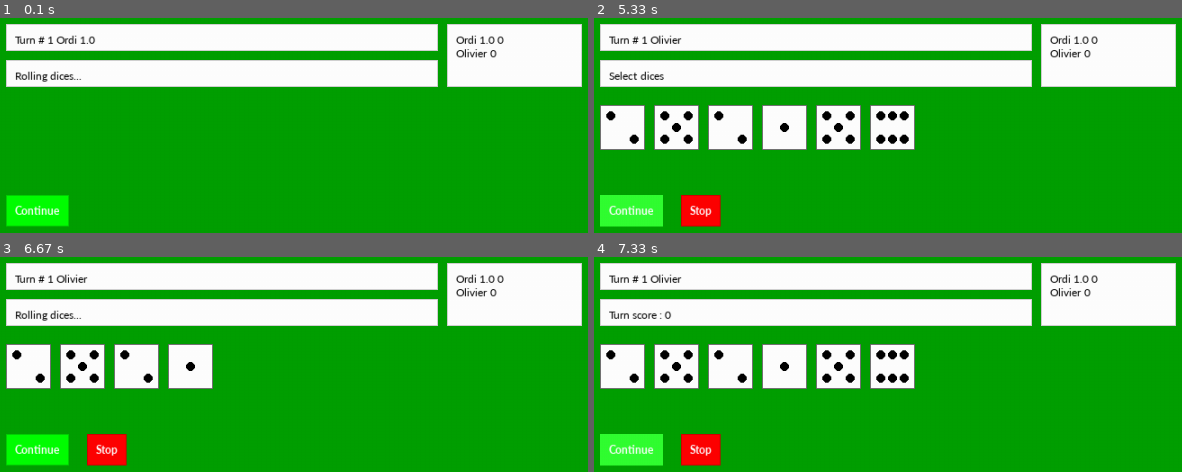
Above: before the commit, frames 1-4 (two rows, left to right).
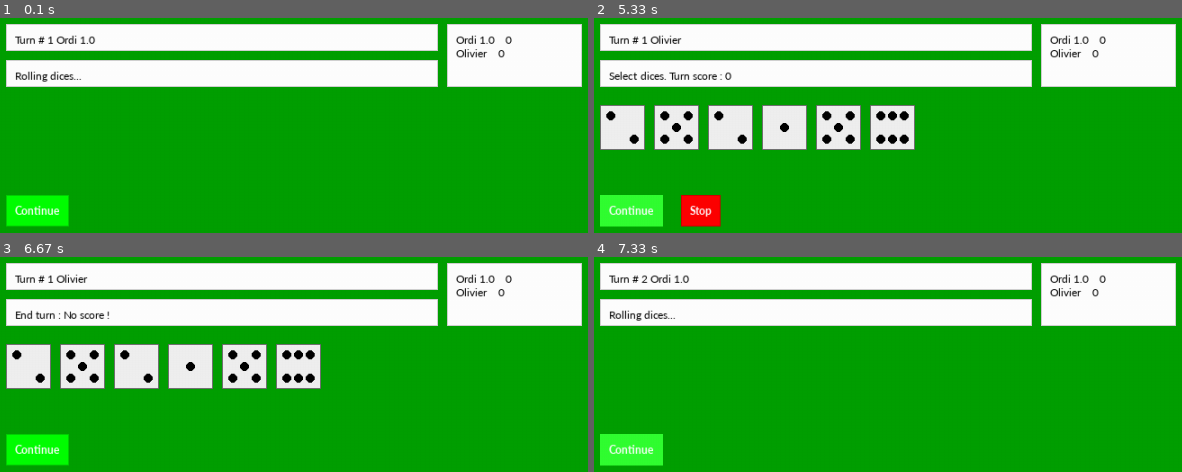
Above: after the commit, the same moments.

Repository: OlivierIrac/experiments
Game: pygame game, started from FarkleDiceGame/pygameMain.py
Two runs of this game, one before a commit and one after it. Both use one fixed random seed, a clock stepped at 60 frames per second and the inputs below.
Inputs (mouse positions are in pixels of both pictures, inside the frame that each line leads up to):
- Up to frame 1 (0.1 s): no input
- Up to frame 2 (5.33 s): click "Continue" at 0.38 s; click "Continue" at 0.72 s; press the mouse at (629, 209) at 1.03 s; move the mouse to (outside the picture) at 1.13 s; release the mouse at (outside the picture) at 1.27 s; click "Continue" at 1.38 s; press the mouse at (817, 73) at 1.7 s; move the mouse to (outside the picture) at 1.8 s; release the mouse at (outside the picture) at 1.93 s; click "Continue" at 2.05 s; press the mouse at (682, 172) at 2.37 s; move the mouse to (717, 144) at 2.47 s; release the mouse at (746, 116) at 2.6 s; click "Continue" at 2.72 s; press the mouse at (817, 37) at 3.03 s; move the mouse to (1087, 106) at 3.13 s; release the mouse at (outside the picture) at 3.27 s; click "Continue" at 3.38 s; press the mouse at (1105, 54) at 3.7 s; move the mouse to (outside the picture) at 3.8 s; release the mouse at (outside the picture) at 3.93 s; click (outside the picture) at 4.05 s; click "Continue" at 4.38 s; press the mouse at (699, 209) at 4.7 s; move the mouse to (946, 224) at 4.8 s; release the mouse at (outside the picture) at 4.93 s; click "Continue" at 5.05 s
- Up to frame 3 (6.67 s): click "Continue" at 5.38 s; press the mouse at (223, 276) at 5.7 s; move the mouse to (488, 353) at 5.8 s; release the mouse at (outside the picture) at 5.93 s
- Up to frame 4 (7.33 s): click "Continue" at 7.05 s

The runs differ from the first frame. In frame 1, 0.1% of the frame differs, in the area x 83-88%, y 8-19%; in frame 2, 0.3%; in frame 3, 4.7%; in frame 4, 11%, in the area x 1-88%, y 7-98%.

Commit message:
Finalized human player UI and sound effects

Diff:
--- a/FarkleDiceGame/farkleDiceGame.py
+++ b/FarkleDiceGame/farkleDiceGame.py
@@ -105,6 +105,7 @@
 class Player:
     def __init__(self, game, name):
         self.name = name
+        self.kind = 0
         self.score = 0
         self.game = game
         self.turnScore = 0
@@ -137,6 +138,7 @@
         super().__init__(game, name)
         self.riskFactor = riskFactor
         self.bufferUnderWinScore = 100  # buffer in order not to get too close to Win score to optimize end game
+        self.kind = "computer"
 
     def wantToFollowUp(self, score, nbDices):
         if(self.score + score > FarkleDiceGame.WIN_SCORE - self.bufferUnderWinScore):
@@ -264,6 +266,7 @@
         super().__init__(game, name)
         self.decideNextMoveUI = decideNextMoveUI
         self.wantToFollowUpUI = wantToFollowUpUI
+        self.kind = "human"
 
     def wantToFollowUp(self, score, nbDices):
         # returns True/False
@@ -377,7 +380,7 @@
                         selectionValid = self.validPlayerDiceSelection(
                             diceRoll, diceKept, keepPlaying)
                         if (selectionValid is not True):
-                            self.updateUI(self, selectionValid)
+                            self.updateUI(self, selectionValid, self.currentPlayer)
                     (_, turnScore) = FarkleDiceGame.evaluateDices(diceKept)
                     nbDicesToThrow -= len(diceKept)
                     if(nbDicesToThrow <= 0):
@@ -393,10 +396,17 @@
                                       self.currentPlayer, diceRoll, diceKept)
                         turnOver = True
                     elif (not keepPlaying):
-                        scoreForPossibleFollowUp = self.players[self.currentPlayer].turnScore
-                        self.players[self.currentPlayer].endTurn(True, diceRoll)
-                        self.updateUI(self, "endTurnScores",
-                                      self.currentPlayer, diceRoll, diceKept)
+                        if(self.players[self.currentPlayer].hasStarted or self.players[self.currentPlayer].turnScore >= FarkleDiceGame.START_SCORE):
+                            scoreForPossibleFollowUp = self.players[self.currentPlayer].turnScore
+                            self.players[self.currentPlayer].endTurn(True, diceRoll)
+                            self.updateUI(self, "endTurnScores",
+                                          self.currentPlayer, diceRoll, diceKept)
+                        else:
+                            scoreForPossibleFollowUp = 0  # No turn follow-up
+                            self.players[self.currentPlayer].endTurn(False, diceRoll)
+                            self.updateUI(self, "endTurnNoScore",
+                                          self.currentPlayer, diceRoll, diceKept)
+
                         turnOver = True
             if (self.players[self.currentPlayer].score == FarkleDiceGame.WIN_SCORE):
                 self.updateUI(self, "gameOver", self.currentPlayer)
--- a/FarkleDiceGame/pygameMain.py
+++ b/FarkleDiceGame/pygameMain.py
@@ -34,6 +34,7 @@
         self.game = 0
         self.currentPlayer = 0
         self.keepPlaying = False
+        self.previousUserSelectionValid = True
 
         # Create The Backgound
         self.background = pygame.Surface(self.screen.get_size())
@@ -57,8 +58,9 @@
             'white'), 150, 70, 16, (500, 10), self.screen)
         self.UIObjects.append(self.scoreBox)
 
+        self.dicesColor = (240, 240, 240)
         self.diceRollUI = DiceRollUI([], 10, 50, (10, 100), self.screen,
-                                     pygame.Color('white'), False, self.animationTime)
+                                     self.dicesColor, False, self.animationTime)
         self.UIObjects.append(self.diceRollUI)
 
         self.turnDiceKept = []
@@ -78,13 +80,14 @@
         self.buttonStop.hide()
 
         # load sounds
-        self.keepDiceSound = pygame.mixer.Sound("334764__dneproman__ma-sfx-8bit-tech-gui-9.wav")
-        self.badSound = pygame.mixer.Sound("43697__notchfilter__game-over02.wav")
-        self.goodSound = pygame.mixer.Sound("345299__scrampunk__okay.wav")
-        self.diceSound = pygame.mixer.Sound("276534__kwahmah-02__cokecan17.wav")
+        self.keepDiceSound = pygame.mixer.Sound(os.path.join("data", "334764__dneproman__ma-sfx-8bit-tech-gui-9.wav"))
+        self.badSound = pygame.mixer.Sound(os.path.join("data", "242503__gabrielaraujo__failure-wrong-action.wav"))
+        self.goodSound = pygame.mixer.Sound(os.path.join("data", "345299__scrampunk__okay.wav"))
+        self.diceSound = pygame.mixer.Sound(os.path.join("data", "276534__kwahmah-02__cokecan17.wav"))
+        self.wrongSelectionSound = pygame.mixer.Sound(os.path.join("data", "142608__autistic-lucario__error.wav"))
 
     def startDiceAnimation(self, msg, sound=False, selectable=False):
-        self.diceRollUI.update(self.diceRoll, pygame.Color('white'), selectable, self.animationTime)
+        self.diceRollUI.update(self.diceRoll, self.dicesColor, selectable, self.animationTime)
         self.diceRollAnimationEvent = self.diceRollUI.startAnimation()
         self.diceKeptAnimationStep = 0
         self.dicesKeptAnimation = list(self.turnDiceKept)
@@ -112,26 +115,31 @@
         self.diceAnimationRunning = False
 
     def decideNextMoveUI(self, diceRoll):
-        # console UI for human player decide next move
+        # UI for human player dice selection and stop/continue
         self.diceRoll = diceRoll
-        self.startDiceAnimation("Select dices", 0, True)
         self.dicesKept = []
+        if(self.previousUserSelectionValid):
+            # animate dice roll
+            msg = "Select dices. Turn score : " + str(self.game.players[self.currentPlayer].turnScore)
+            self.startDiceAnimation(msg, 0, True)
+        # else keep current dice roll and wait new selection
         self.buttonStop.show()
         self.UIMainLoop(False)
+        self.buttonStop.hide()
+        self.previousUserSelectionValid = True
         return(self.keepPlaying, self.dicesKept)
+
+    def wantToFollowUpUI(self, score, nbDices):
+        # UI for human player want to follow up
+        msg = "Do you want to continue with " + \
+            str(score) + " points and " + str(nbDices) + " dices?"
+        self.turnInfoBox.update(msg)
+        self.buttonStop.show()
+        self.UIMainLoop(False)
         self.buttonStop.hide()
-
-    def wantToFollowUpUI(self, score, nbDices):
-        # console UI for human player want to follow up
-        msg = "Do you want to follow-up on " + \
-            str(score) + " points with " + str(nbDices) + " dices? (y/n)"
-        key = input(msg)
-        if(key == "y"):
-            return True
-        else:
-            return False
-
-    def updatePygameUI(self, game, gameEvent, currentPlayer=0, diceRoll=[], dicesKept=[], nbDicesToThrow=0):
+        return self.keepPlaying
+
+    def updatePygameUI(self, game, gameEvent, currentPlayer, diceRoll=[], dicesKept=[], nbDicesToThrow=0):
         self.dicesKept = dicesKept
         self.diceRoll = diceRoll
         self.game = game
@@ -141,7 +149,7 @@
         msg = ""
         playersByScore = sorted(game.players, key=lambda x: x.score, reverse=True)
         for player in playersByScore:
-            msg += player.name + " " + str(player.score) + "\n"
+            msg += player.name + "    " + str(player.score) + "\n"
         self.scoreBox.update(msg)
 
         # update info box
@@ -172,10 +180,13 @@
         elif(gameEvent in ["turnFollowUp"]):
             self.stopDiceAnimation()
             self.turnDiceKeptUI.update([])
-            msg = game.players[currentPlayer].name + " decides to follow-up with " + \
-                str(game.players[currentPlayer].turnScore) + \
-                " points and " + str(nbDicesToThrow) + " dices"
-            self.turnInfoBox.update(msg)
+            if(game.players[currentPlayer].kind == "computer"):
+                msg = game.players[currentPlayer].name + " decides to follow-up with " + \
+                    str(game.players[currentPlayer].turnScore) + \
+                    " points and " + str(nbDicesToThrow) + " dices"
+                self.turnInfoBox.update(msg)
+            else:
+                done = True
         elif(gameEvent in ["gameOver"]):
             self.diceRollUI.update([])
             self.stopDiceAnimation()
@@ -184,12 +195,23 @@
         elif(gameEvent in ["mustKeepAllScoringDicesToStop"]):
             self.stopDiceAnimation()
             self.turnInfoBox.update("You must keep all scoring dices to end turn.")
+            self.wrongSelectionSound.play()
+            self.previousUserSelectionValid = False
+            done = True
         elif(gameEvent in ["invalidDiceSelection"]):
             self.stopDiceAnimation()
             self.turnInfoBox.update("Invalid dice selection")
+            self.wrongSelectionSound.play()
+            self.previousUserSelectionValid = False
+            done = True
         elif(gameEvent in "PlayerSelectedDices"):
-            msg = "Turn score : " + str(game.players[currentPlayer].turnScore)
-            self.startDiceAnimation(msg)
+            if(game.players[currentPlayer].kind == "computer"):
+                msg = "Turn score : " + str(game.players[currentPlayer].turnScore)
+                self.startDiceAnimation(msg, False, False)
+            else:
+                self.turnDiceKept = list(self.game.players[self.currentPlayer].turnDicesKept)
+                self.turnDiceKeptUI.update(self.turnDiceKept)
+                done = True
         else:
             print("Invalid game event")
 
--- a/FarkleDiceGame/pygameUI.py
+++ b/FarkleDiceGame/pygameUI.py
@@ -122,7 +122,7 @@
         self.backgroundColor = color
         self.backgroundHoverColor = color
         self.borderColor = darken(color)
-        self.borderHoverColor = self.borderColor
+        self.borderHoverColor = highlight(self.borderColor)
         self.borderThickness = 1
 
     def handleEvent(self, event):
@@ -154,7 +154,7 @@
         self.diceValue = diceValue
         self.selectable = selectable
         self.backgroundColor = color
-        self.backgroundHoverColor = (190, 190, 255)
+        self.backgroundHoverColor = highlight(self.backgroundColor)
         self.backgroundSelectedColor = (255, 255, 255)
         self.borderColor = (100, 100, 100)
         self.borderSelectedColor = (50, 50, 255)
@@ -266,12 +266,10 @@
 
     def update(self, diceRoll, color=pygame.Color('white'), selectable=False, throwTime=0):
         self.__init__(diceRoll, self.gap, self.size, self.position,
-                      self.surface, color, selectable, throwTime)
-
-    def startAnimation(self, animationColor=pygame.Color('white')):
+                      self.surface, self.color, selectable, throwTime)
+
+    def startAnimation(self):
         if(len(self.diceRoll) != 0):
-            for dice in self.diceDraw:
-                dice.setColor(animationColor)
             self.animation = True
             pygame.time.set_timer(self.animationEvent, self.throwTime)
             self.nbDicesToDraw = 0
@@ -300,10 +298,8 @@
                 self.diceDraw[n].draw()
 
     def handleEvent(self, event):
-        if (event.type == pygame.MOUSEBUTTONUP and event.button == 1):
-            for dice in self.diceDraw:
-                if(dice.isMouseInside()):
-                    dice.toggleSelect()
+        for dice in self.diceDraw:
+            dice.handleEvent(event)
 
     def getDiceSelection(self):
         diceSelection = []
Not shown, added: FarkleDiceGame/data/142608__autistic-lucario__error.wav
Not shown, added: FarkleDiceGame/data/242503__gabrielaraujo__failure-wrong-action.wav
Not shown, added: FarkleDiceGame/data/276534__kwahmah-02__cokecan17.wav
Not shown, added: FarkleDiceGame/data/334764__dneproman__ma-sfx-8bit-tech-gui-9.wav
Not shown, added: FarkleDiceGame/data/345299__scrampunk__okay.wav
